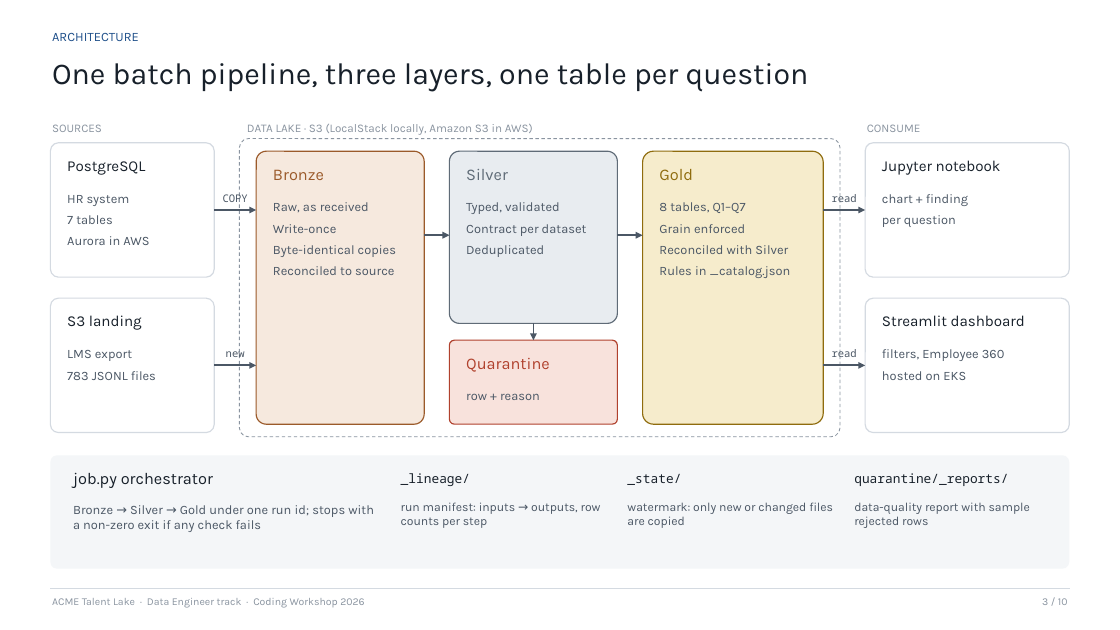
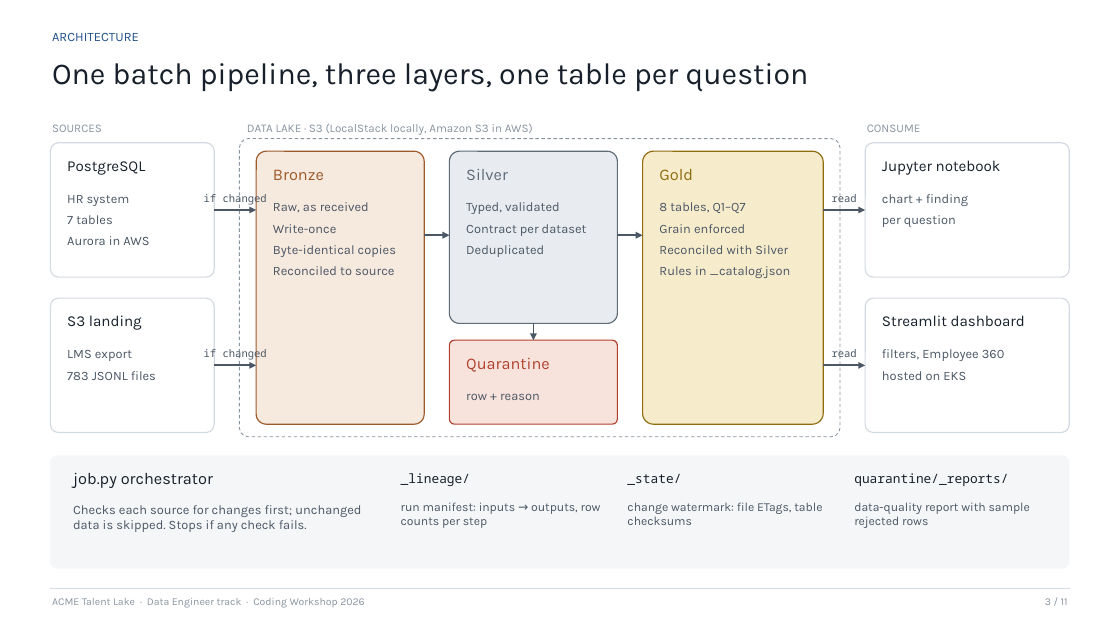
Before and after one commit to palash27114/palash-workshop-participant, a slide deck: slide 3 of data/talent-etl/presentation/ACME_Talent_Lake.pptx. Drawn at 1120x630 pixels with LibreOffice and Linux fonts; fonts in the diff are those of the drawing. Boxes give left, top, right and bottom in pixels: in the first picture for what was removed or moved away, otherwise in the second. Text is boxed around its words. In the diff, an @@ line names an element or a change of style, - is before the commit and + after.

```diff
--- a/data/talent-etl/presentation/ACME_Talent_Lake.pptx
+++ b/data/talent-etl/presentation/ACME_Talent_Lake.pptx
@@ text at (204,192,267,205): text changed @@
-COPY
+if changed
@@ text at (204,347,267,360): text changed @@
-new
+if changed
@@ text at (73,505,361,532): text changed @@
-Bronze → Silver → Gold under one run id; stops with a non-zero exit if any check fails
+Checks each source for changes first; unchanged data is skipped. Stops if any check fails.
@@ text at (627,502,822,525): text changed @@
-watermark: only new or changed files are copied
+change watermark: file ETags, table checksums
@@ text at (1045,598,1068,605): text changed @@
-3 / 10
+3 / 11
```
Also in this commit, not shown: 8 other slides changed, 1 slide added.
